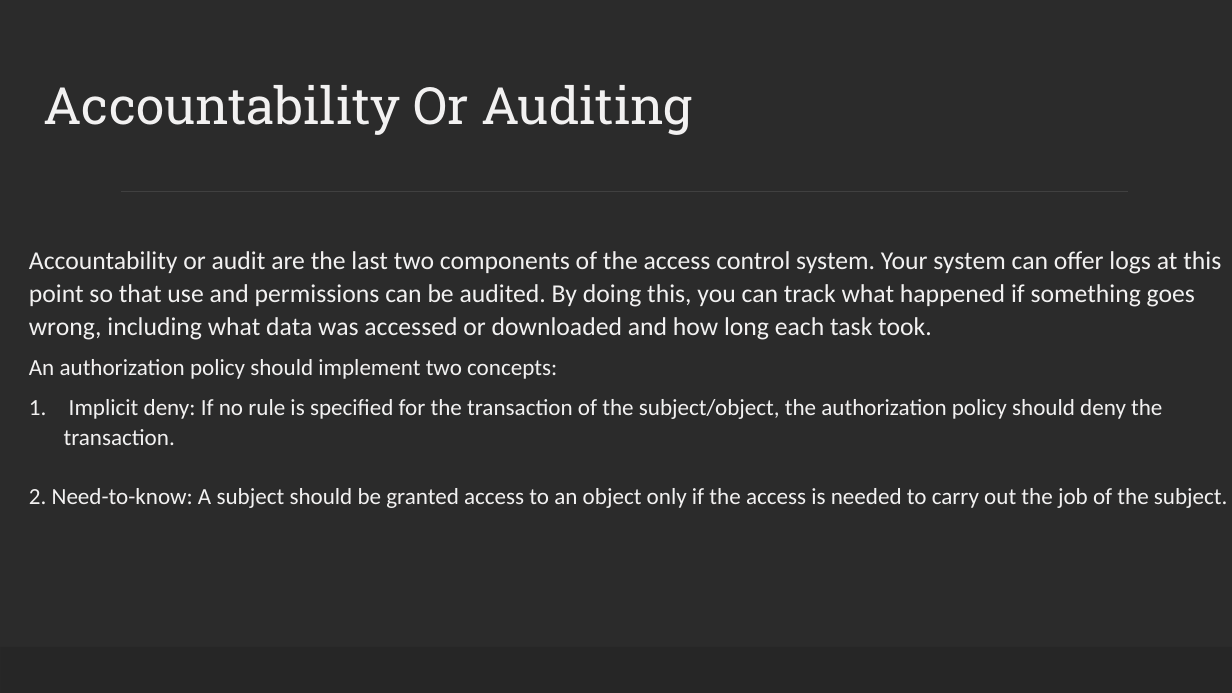
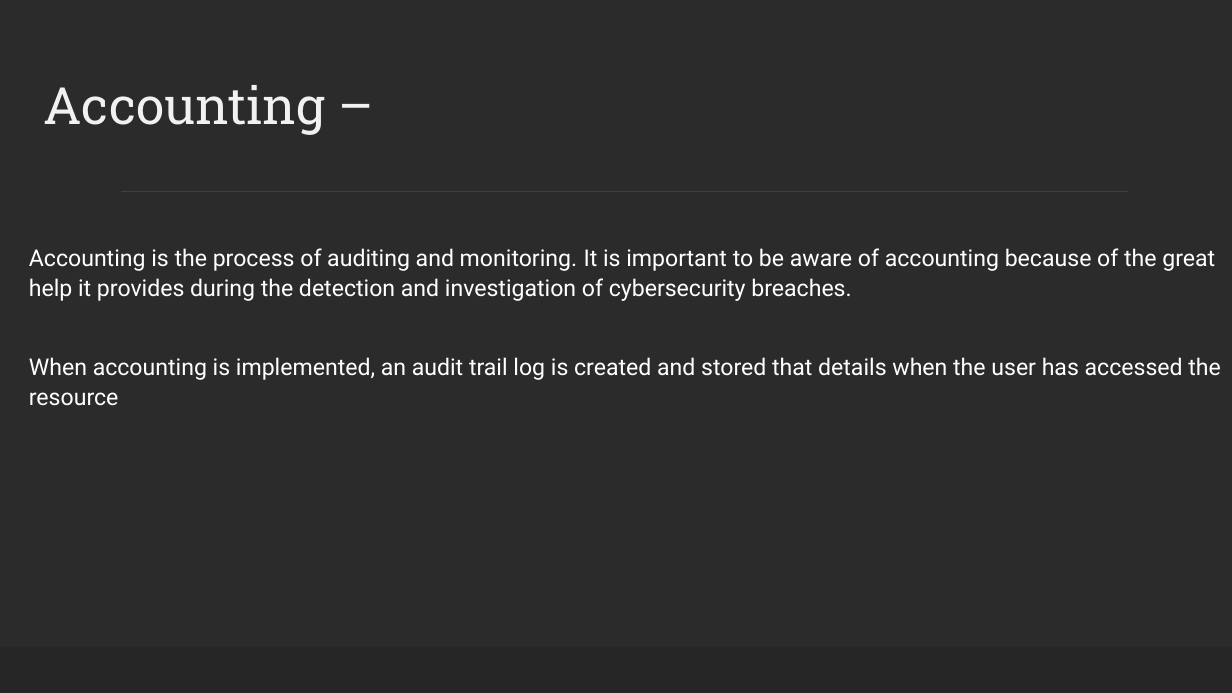
Before and after one commit to ronnie-1947/access-control-ppt, a slide deck: slide 12 of Access Control.pptx. Drawn at 1232x693 pixels with LibreOffice and Linux fonts; fonts in the diff are those of the drawing; background and template pictures are left out; a plain dark background stands for a picture behind light text. Boxes give left, top, right and bottom in pixels: in the first picture for what was removed or moved away, otherwise in the second. Text is boxed around its words. In the diff, an @@ line names an element or a change of style, - is before the commit and + after.

Commit message:
accounting changes

```diff
--- a/Access Control.pptx
+++ b/Access Control.pptx
@@ text at [43, 85, 325, 135]: text changed @@
-Accountability Or Auditing
+Accounting –
@@ text at [29, 248, 1221, 406]: text changed; font Calibri to Roboto; text colour #F2F1F1 to #FFFFFF @@
-Accountability or audit are the last two components of the access control system. Your system can offer logs at this point so that use and permissions can be audited. By doing this, you can track what happened if something goes wrong, including what data was accessed or downloaded and how long each task took.
-An authorization policy should implement two concepts:
-1. Implicit deny: If no rule is specified for the transaction of the subject/object, the authorization policy should deny the transaction.
-2. Need-to-know: A subject should be granted access to an object only if the access is needed to carry out the job of the subject.
+Accounting is the process of auditing and monitoring. It is important to be aware of accounting because of the great help it provides during the detection and investigation of cybersecurity breaches.
+When accounting is implemented, an audit trail log is created and stored that details when the user has accessed the resource
```
Also in this commit, not shown: 2 other slides changed.
